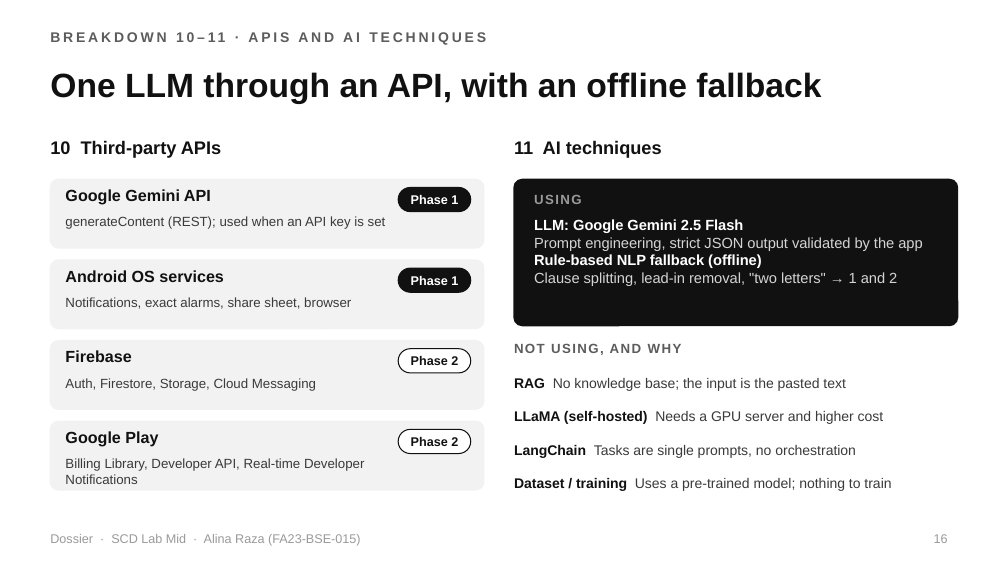
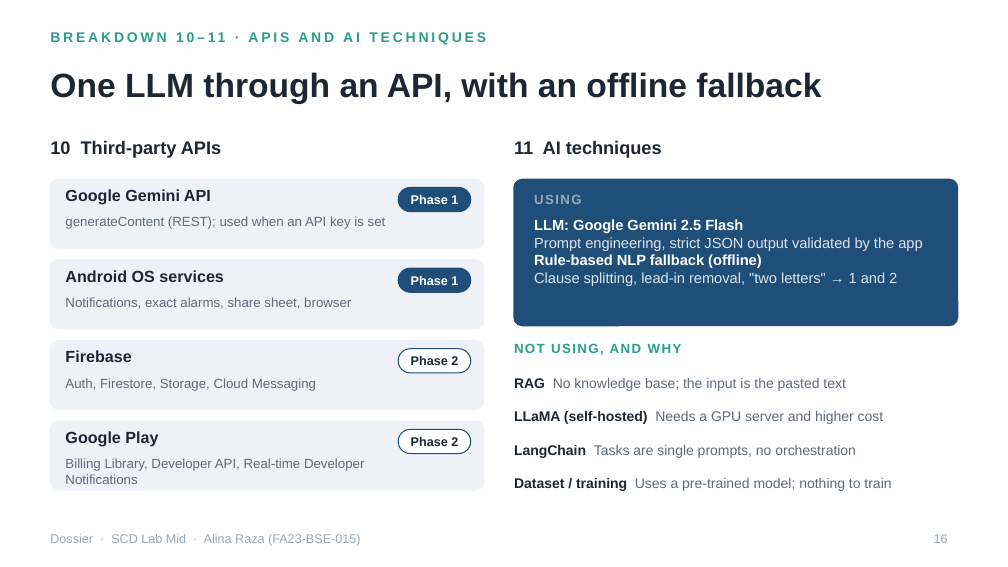
Before and after one commit to alinaraza2017/dossier, a slide deck: slide 16 of presentation_prep/02_Dossier_SCD_Lab_Mid.pptx. Drawn at 1008x567 pixels with LibreOffice and Linux fonts; fonts in the diff are those of the drawing. Boxes give left, top, right and bottom in pixels: in the first picture for what was removed or moved away, otherwise in the second. Text is boxed around its words. In the diff, an @@ line names an element or a change of style, - is before the commit and + after.

```diff
--- a/presentation_prep/02_Dossier_SCD_Lab_Mid.pptx
+++ b/presentation_prep/02_Dossier_SCD_Lab_Mid.pptx
@@ text "BREAKDOWN 10–11 · APIS AND ..." at <box>208,32,226,42</box>: text colour #5C5C5C to #2A9D8F @@
@@ text colour #111111 to #1C2733 in 9 elements at <box>50,72,821,104</box>, <box>50,140,221,158</box>, <box>65,189,211,205</box>, <box>65,270,223,282</box>, <box>65,350,131,362</box>, <box>411,356,458,365</box>, <box>65,431,158,447</box>, <box>411,437,458,446</box>, <box>514,140,662,158</box> @@
@@ rounded rectangle at <box>514,179,958,326</box>: fill #111111 to #1F4E79; outline #111111 1 pt to #1F4E79 1 pt @@
@@ rounded rectangle at <box>398,187,471,212</box>: fill #111111 to #1F4E79; outline #111111 0.75 pt to #1F4E79 0.75 pt @@
@@ text at <box>534,237,922,286</box>: text colour #D4D4D4 to #DDE3EA in "Prompt engineering, strict JSON output validated by ...", "Clause splitting, lead-in removal, "two letters" → ..." @@
@@ rounded rectangle at <box>398,268,471,292</box>: fill #111111 to #1F4E79; outline #111111 0.75 pt to #1F4E79 0.75 pt @@
@@ rounded rectangle at <box>398,349,471,373</box>: outline #111111 0.75 pt to #1F4E79 0.75 pt @@
@@ text "NOT USING, AND WHY" at <box>514,343,682,355</box>: text colour #5C5C5C to #2A9D8F @@
@@ text "RAG No knowledge base; the ..." at <box>514,378,845,391</box>: text colour #111111 to #1C2733 in "RAG"; text colour #3A3A3A to #5F6B7A @@
@@ text "LLaMA (self-hosted) Needs a GPU ..." at <box>514,411,884,424</box>: text colour #111111 to #1C2733 in "LLaMA (self-hosted)"; text colour #3A3A3A to #5F6B7A in "Needs a GPU server and higher cost" @@
@@ fill #F2F2F2 to #EEF2F7; outline #F2F2F2 1 pt to #EEF2F7 1 pt in 4 elements at <box>50,179,484,248</box>, <box>50,260,484,329</box>, <box>50,341,484,409</box>, <box>50,421,484,490</box> @@
@@ rounded rectangle at <box>398,429,471,454</box>: outline #111111 0.75 pt to #1F4E79 0.75 pt @@
@@ text "LangChain Tasks are single prompts, ..." at <box>514,445,856,458</box>: text colour #111111 to #1C2733 in "LangChain"; text colour #3A3A3A to #5F6B7A in "Tasks are single prompts, no orchestration" @@
@@ text colour #3A3A3A to #5F6B7A in 4 elements at <box>65,216,386,229</box>, <box>65,297,351,309</box>, <box>65,378,316,391</box>, <box>65,458,364,484</box> @@
@@ text "Dataset / training Uses a ..." at <box>514,478,891,491</box>: text colour #111111 to #1C2733 in "Dataset / training"; text colour #3A3A3A to #5F6B7A in "Uses a pre-trained model; nothing to train" @@
@@ text colour #9A9A9A to #9AA7B5 in 3 elements at <box>534,195,582,204</box>, <box>934,534,948,543</box>, <box>50,534,360,546</box> @@
```
Also in this commit, not shown: 32 other slides changed, 5 other files.
